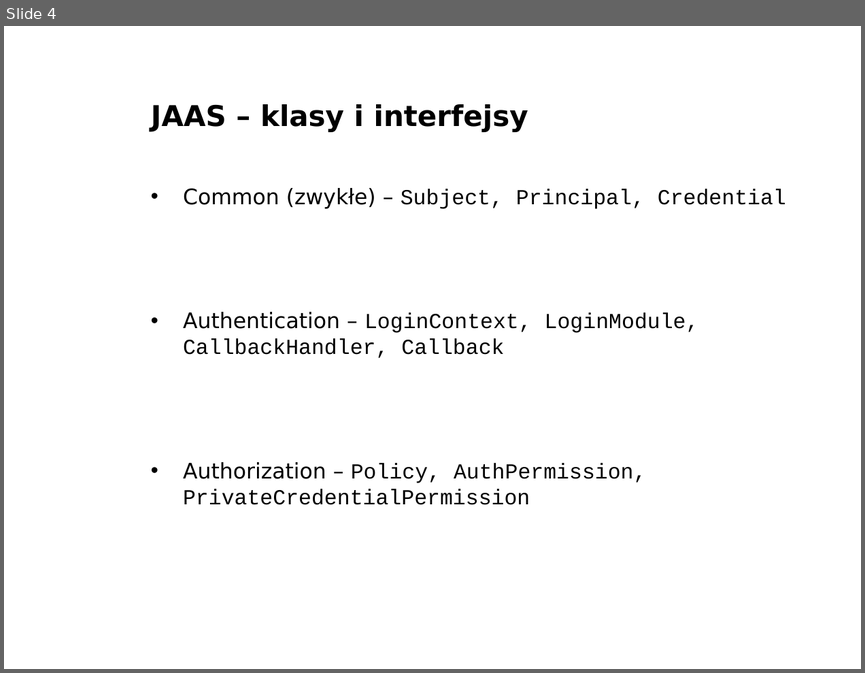
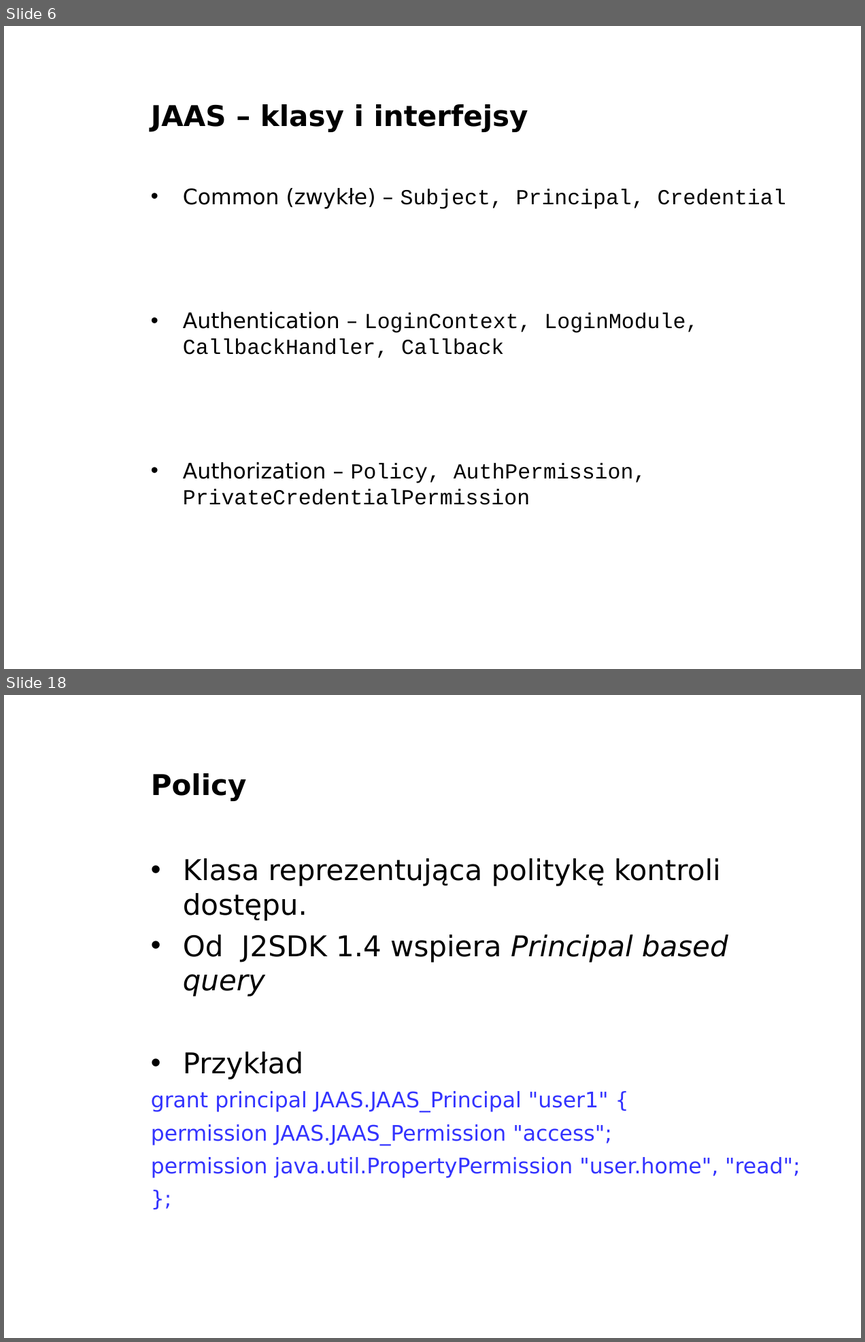
Before and after one commit to Sharku94/ZTI_JAAS, a slide deck: prezentacja/JAAS.ppt. Shown one above the other, each under a label of ours: slide 4 before the commit, slides 6 and 18 after it; the slides between them are not shown. The pictures are 865x673 and 865x1342 pixels, drawn with LibreOffice and Linux fonts; fonts in the diff are those of the drawing; background and template pictures are left out. Boxes give left, top, right and bottom in pixels: in the first picture for what was removed or moved away, otherwise in the second. Text is boxed around its words. In the diff, an @@ line names an element or a change of style, - is before the commit and + after.

```diff
--- a/prezentacja/JAAS.ppt
+++ b/prezentacja/JAAS.ppt
@@ slide 18 added at bbox=[4, 695, 861, 1338], background picture (left out) @@
@@ title added at bbox=[151, 773, 247, 801], 24 pt, text #000000, bold @@
+Policy
@@ text added at bbox=[151, 858, 800, 1178], 18 pt, text #3333FF @@
+• Klasa reprezentująca politykę kontroli dostępu.
+• Od J2SDK 1.4 wspiera Principal based query
+• Przykład
+grant principal JAAS.JAAS_Principal "user1" {
+permission JAAS.JAAS_Permission "access";
+permission java.util.PropertyPermission "user.home", "read";
+};
@@ what was slide 4 is now slide 6 @@
```
Also in this commit, not shown: 3 other slides changed, 15 other slides added, 1 slide removed.
